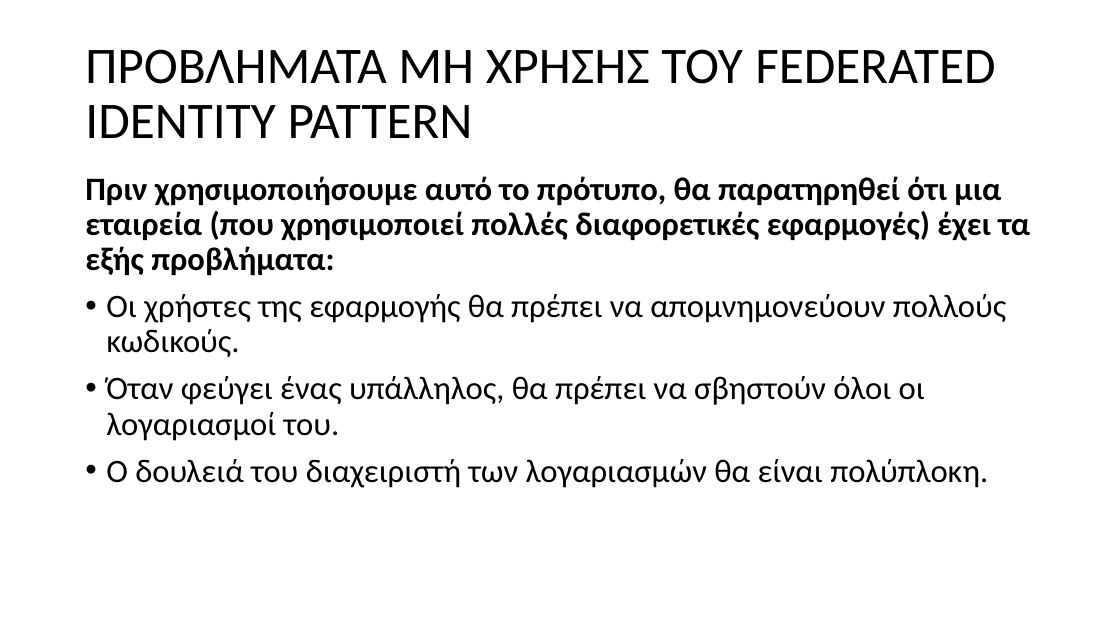
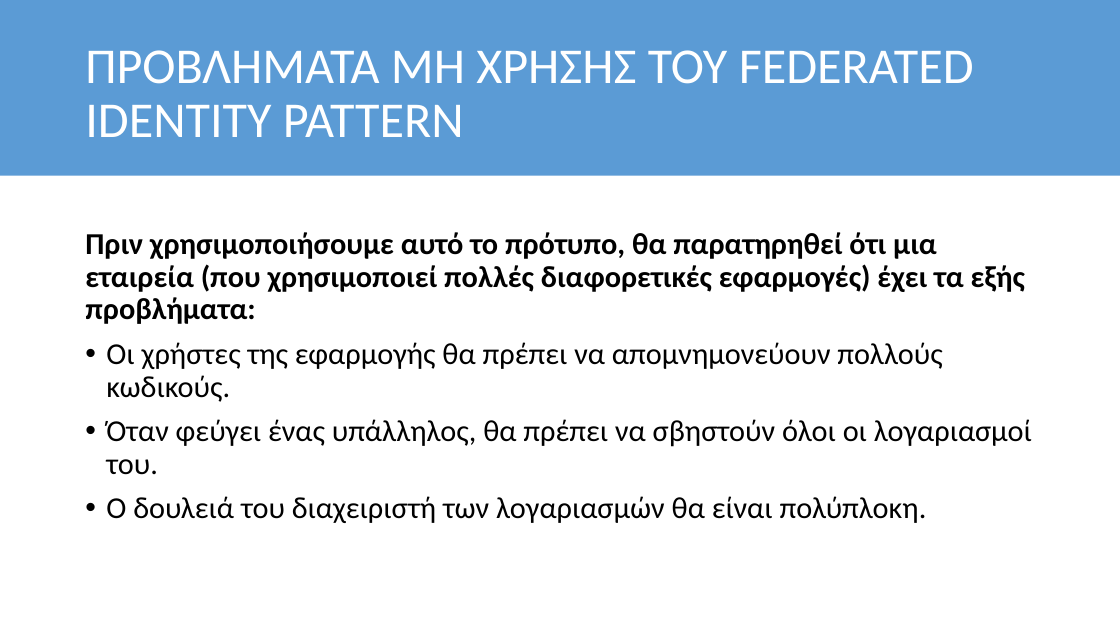
Before and after one commit to GeorgeMC2610/Design-Patterns, a slide deck: slide 4 of Exercise 3/Microsoft Design Patterns/Microsoft Design Patterns.pptx. Drawn at 1120x630 pixels with LibreOffice and Linux fonts; fonts in the diff are those of the drawing. Boxes give left, top, right and bottom in pixels: in the first picture for what was removed or moved away, otherwise in the second. Text is boxed around its words. In the diff, an @@ line names an element or a change of style, - is before the commit and + after.

```diff
--- a/Exercise 3/Microsoft Design Patterns/Microsoft Design Patterns.pptx
+++ b/Exercise 3/Microsoft Design Patterns/Microsoft Design Patterns.pptx
@@ rectangle added at bbox=[0, 0, 1120, 176], fill #5B9BD5 @@
@@ title "ΠΡΟΒΛΗΜΑΤΑ ΜΗ ΧΡΗΣΗΣ ΤΟΥ FEDERATED ..." at bbox=[85, 50, 974, 137]: size 44 to 43 pt, text colour #000000 to #FFFFFF @@
@@ text "Πριν χρησιμοποιήσουμε αυτό το πρότυπο, ...": place and size @@
-text "Πριν χρησιμοποιήσουμε αυτό το πρότυπο, ..." at bbox=[85, 176, 1030, 488]
+text "Πριν χρησιμοποιήσουμε αυτό το πρότυπο, ..." at bbox=[85, 232, 1032, 523]
@@ text "Πριν χρησιμοποιήσουμε αυτό το πρότυπο, ..." at bbox=[85, 232, 1032, 523]: size 28 to 26 pt @@
```
Also in this commit, not shown: 4 other slides changed, 9 slides added, 1 slide removed.
